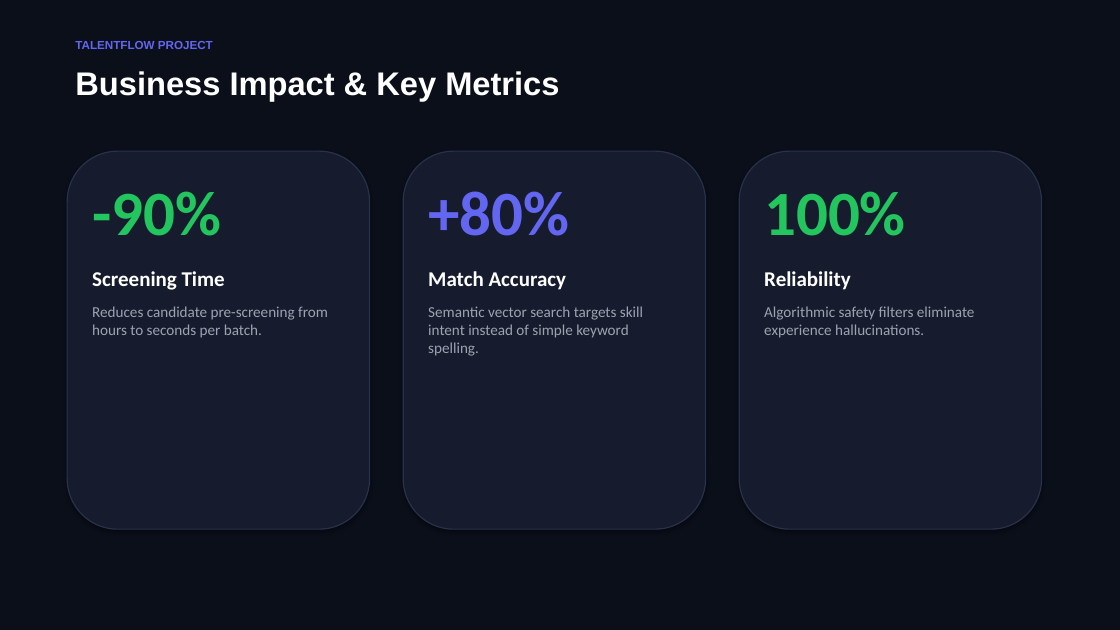
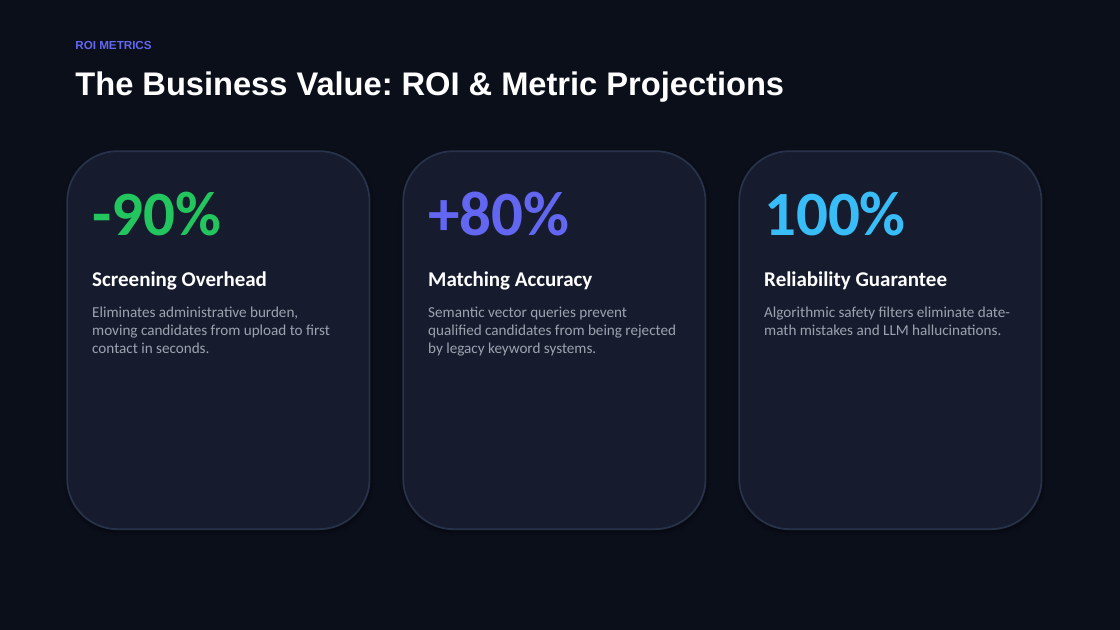
Before and after one commit to sricharan5865/AI-resume-gmail-outlook, a slide deck: slide 15 of TalentFlow_Presentation.pptx (slide 6 before the commit). Drawn at 1120x630 pixels with LibreOffice and Linux fonts; fonts in the diff are those of the drawing. Boxes give left, top, right and bottom in pixels: in the first picture for what was removed or moved away, otherwise in the second. Text is boxed around its words. In the diff, an @@ line names an element or a change of style, - is before the commit and + after.

Commit message:
Fix UI candidate focus hijack bug and update presentation pitch deck

```diff
--- a/TalentFlow_Presentation.pptx
+++ b/TalentFlow_Presentation.pptx
@@ text at (75,41,151,49): text changed @@
-TALENTFLOW PROJECT
+ROI METRICS
@@ text at (75,71,784,101): text changed @@
-Business Impact & Key Metrics
+The Business Value: ROI & Metric Projections
@@ outline #28324B 1 pt to #28324B 1.5 pt in 3 elements at (67,151,370,529), (403,151,706,529), (739,151,1042,529) @@
@@ text at (764,191,906,236): text colour #22C55E to #38BDF8 in "100%" @@
@@ text at (92,271,330,353): text changed @@
-Screening Time
-Reduces candidate pre-screening from hours to seconds per batch.
+Screening Overhead
+Eliminates administrative burden, moving candidates from upload to first contact in seconds.
@@ text at (428,271,676,356): text changed @@
-Match Accuracy
-Semantic vector search targets skill intent instead of simple keyword spelling.
+Matching Accuracy
+Semantic vector queries prevent qualified candidates from being rejected by legacy keyword systems.
@@ text at (764,271,1010,335): text changed @@
-Reliability
-Algorithmic safety filters eliminate experience hallucinations.
+Reliability Guarantee
+Algorithmic safety filters eliminate date-math mistakes and LLM hallucinations.
```
Also in this commit, not shown: 2 other slides changed, 13 slides added, 4 slides removed, 54 other files.
